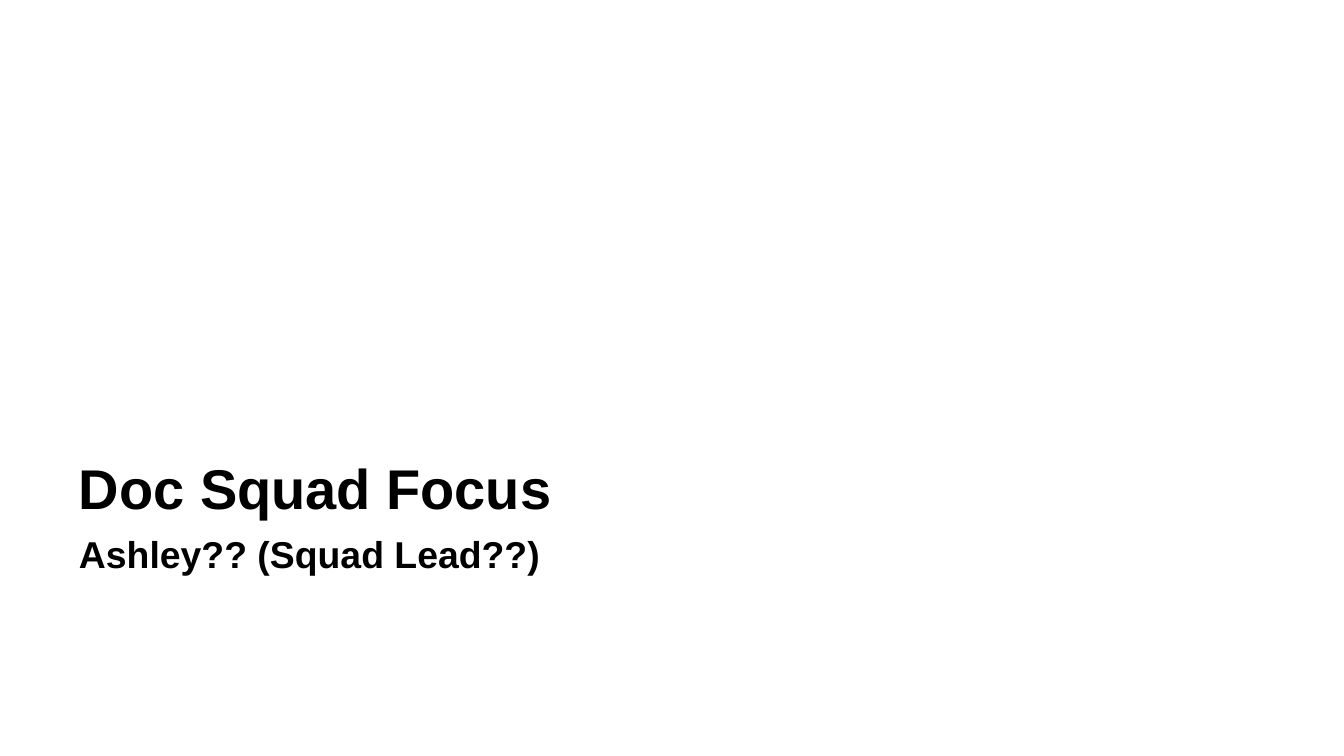
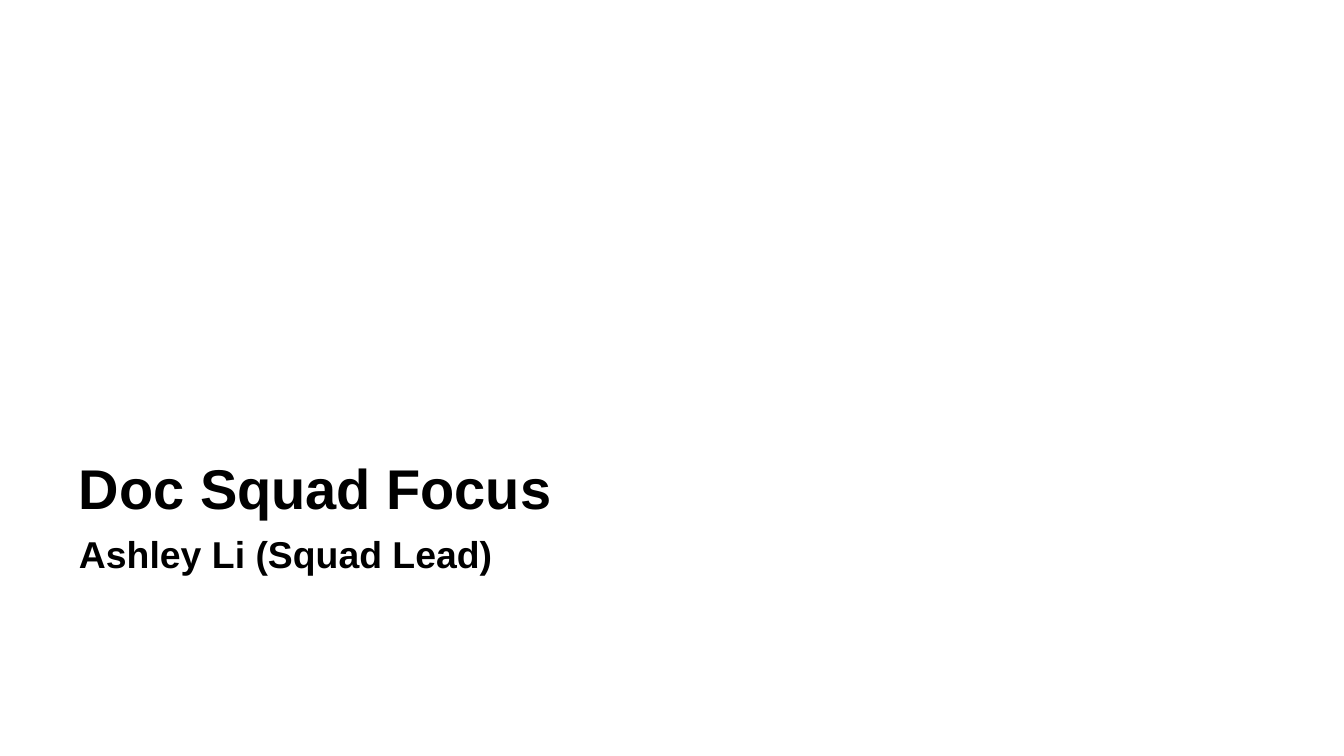
Before and after one commit to zowe/community, a slide deck: slide 23 of Project Management/20PI3 Planning/Zowe Community Squad Focus for 20PI3.pptx (slide 21 before the commit). Drawn at 1344x756 pixels with LibreOffice and Linux fonts; fonts in the diff are those of the drawing. Boxes give left, top, right and bottom in pixels: in the first picture for what was removed or moved away, otherwise in the second. Text is boxed around its words. In the diff, an @@ line names an element or a change of style, - is before the commit and + after.

```diff
--- a/Project Management/20PI3 Planning/Zowe Community Squad Focus for 20PI3.pptx
+++ b/Project Management/20PI3 Planning/Zowe Community Squad Focus for 20PI3.pptx
@@ text at bbox=[79, 541, 492, 575]: text changed @@
-Ashley?? (Squad Lead??)
+Ashley Li (Squad Lead)
```
Also in this commit, not shown: 3 other slides changed, 5 slides added, 3 slides removed.
